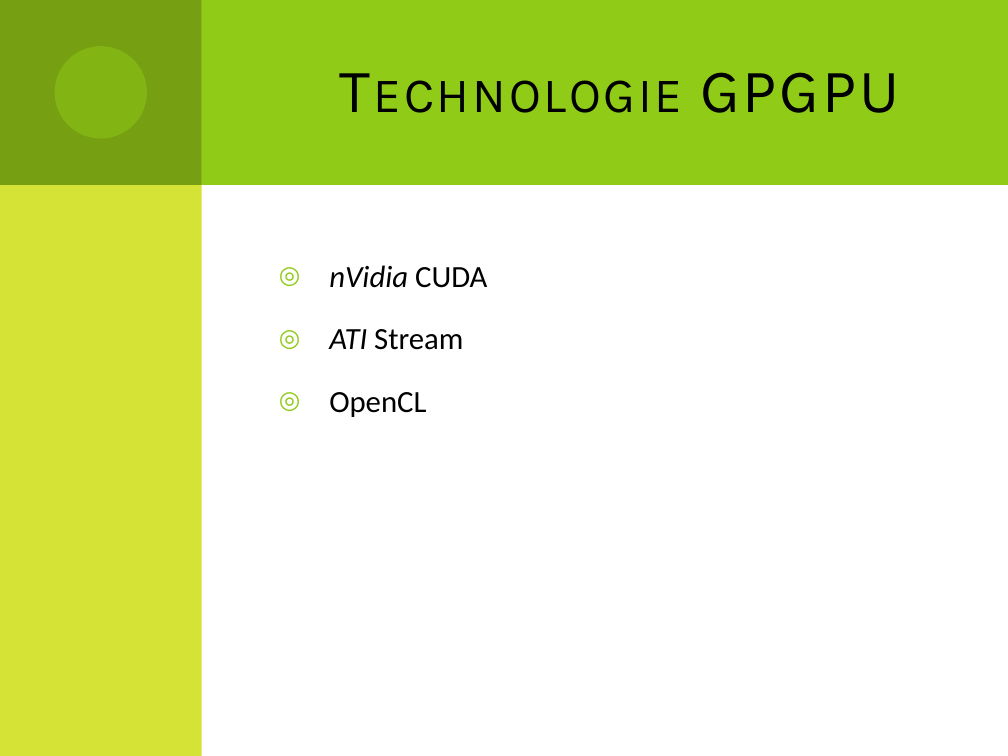
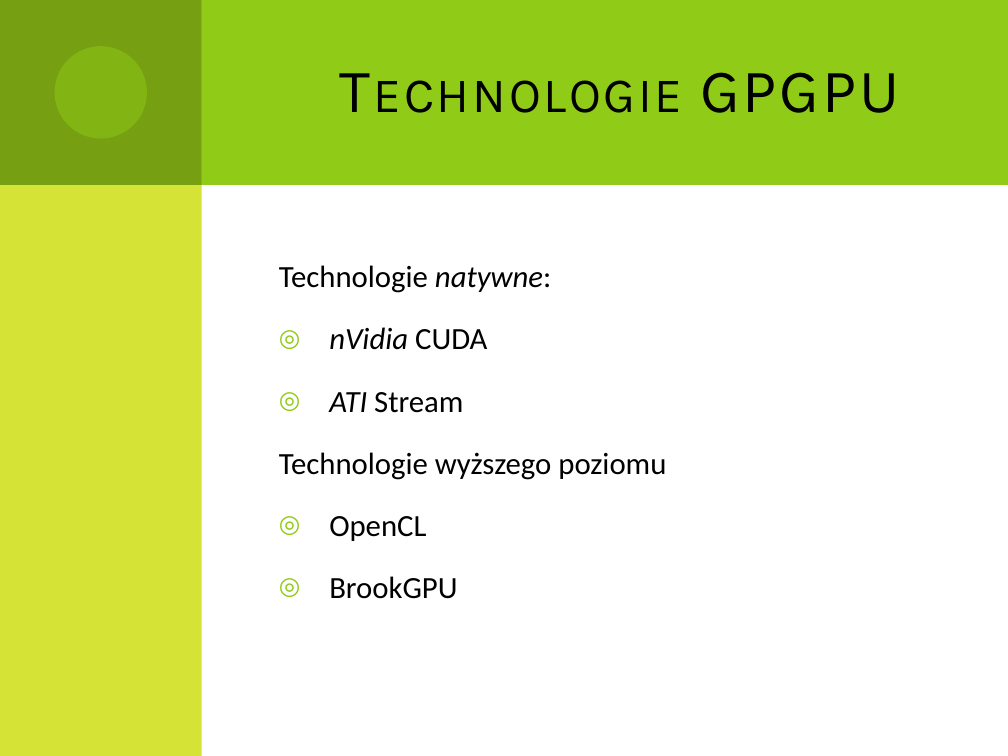
Before and after one commit to Dzess/DMARF, a slide deck: slide 5 of presentation/GPGPU_in_data_minig.pptx (slide 4 before the commit). Drawn at 1008x756 pixels with LibreOffice and Linux fonts; fonts in the diff are those of the drawing. Boxes give left, top, right and bottom in pixels: in the first picture for what was removed or moved away, otherwise in the second. Text is boxed around its words. In the diff, an @@ line names an element or a change of style, - is before the commit and + after.

```diff
--- a/presentation/GPGPU_in_data_minig.pptx
+++ b/presentation/GPGPU_in_data_minig.pptx
@@ text at (x1=279, y1=265, x2=551, y2=293): paragraph added @@
+Technologie natywne:
@@ text at (x1=279, y1=452, x2=666, y2=480): paragraph added @@
+Technologie wyższego poziomu
@@ text at (x1=329, y1=576, x2=457, y2=599): paragraph added @@
+◎ BrookGPU
```
Also in this commit, not shown: 5 other slides changed, 3 slides added, 1 slide removed.
